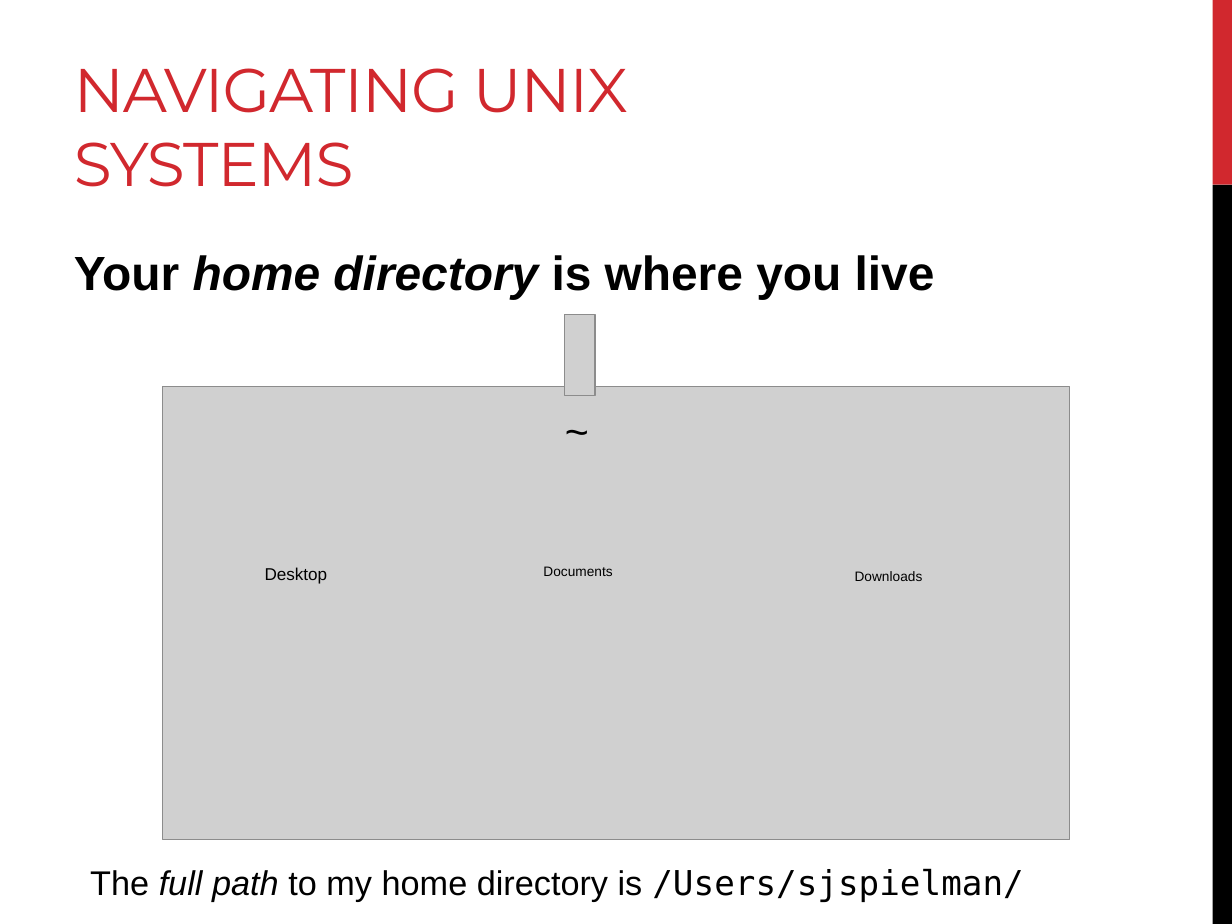
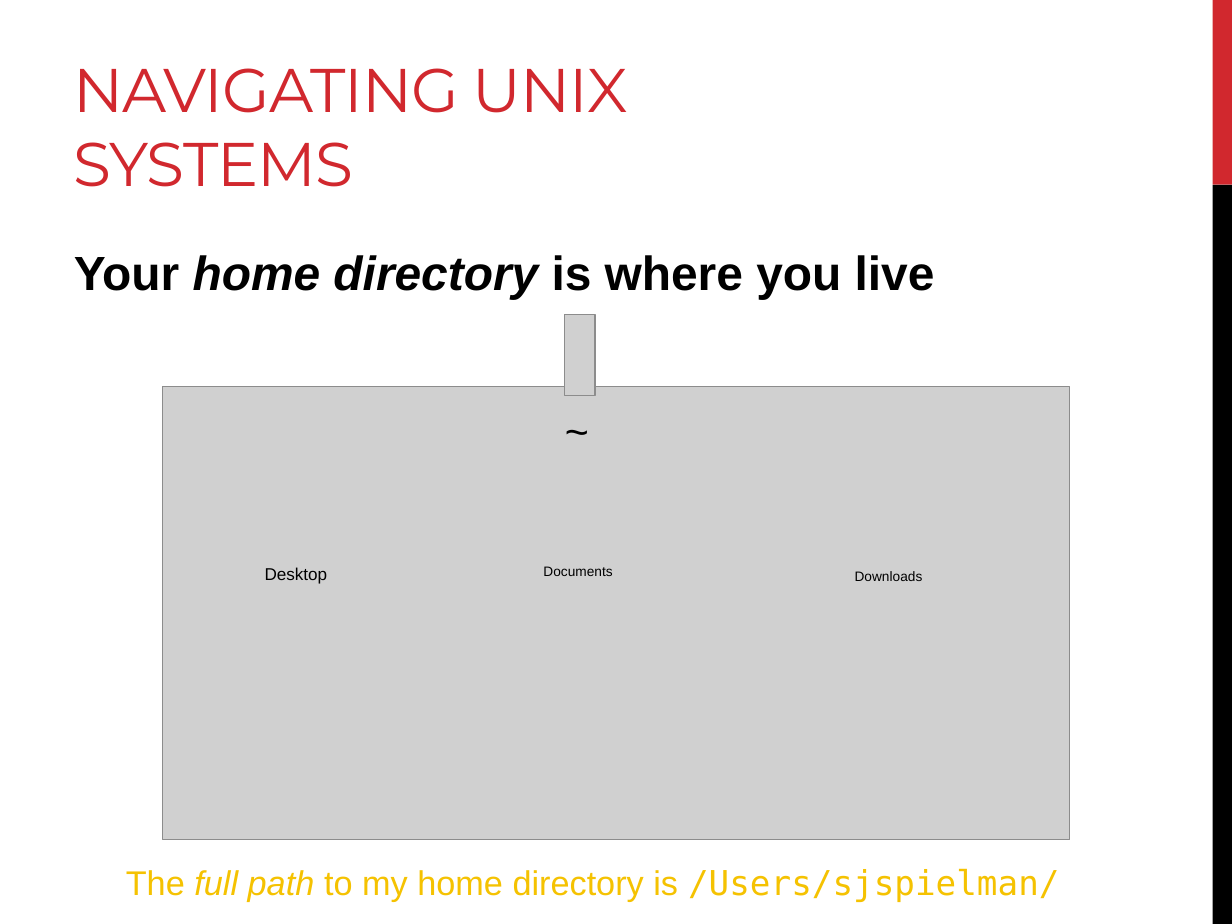
Before and after one commit to BjornFJohansson/ccbb_bigdata2015_python, a slide deck: slide 14 of slides/day1_slides.pptx. Drawn at 1232x924 pixels with LibreOffice and Linux fonts; fonts in the diff are those of the drawing; grey boxes stand for pictures. Boxes give left, top, right and bottom in pixels: in the first picture for what was removed or moved away, otherwise in the second. Text is boxed around its words. In the diff, an @@ line names an element or a change of style, - is before the commit and + after.

```diff
--- a/slides/day1_slides.pptx
+++ b/slides/day1_slides.pptx
@@ text "The full path to my ...": place and size @@
-text "The full path to my ..." at box(90, 868, 1023, 902)
+text "The full path to my ..." at box(126, 868, 1059, 902)
@@ text "The full path to my ..." at box(126, 868, 1059, 902): text colour #000000 to #F5C201 @@
```
Also in this commit, not shown: 1 other slide changed, 54 slides added.
